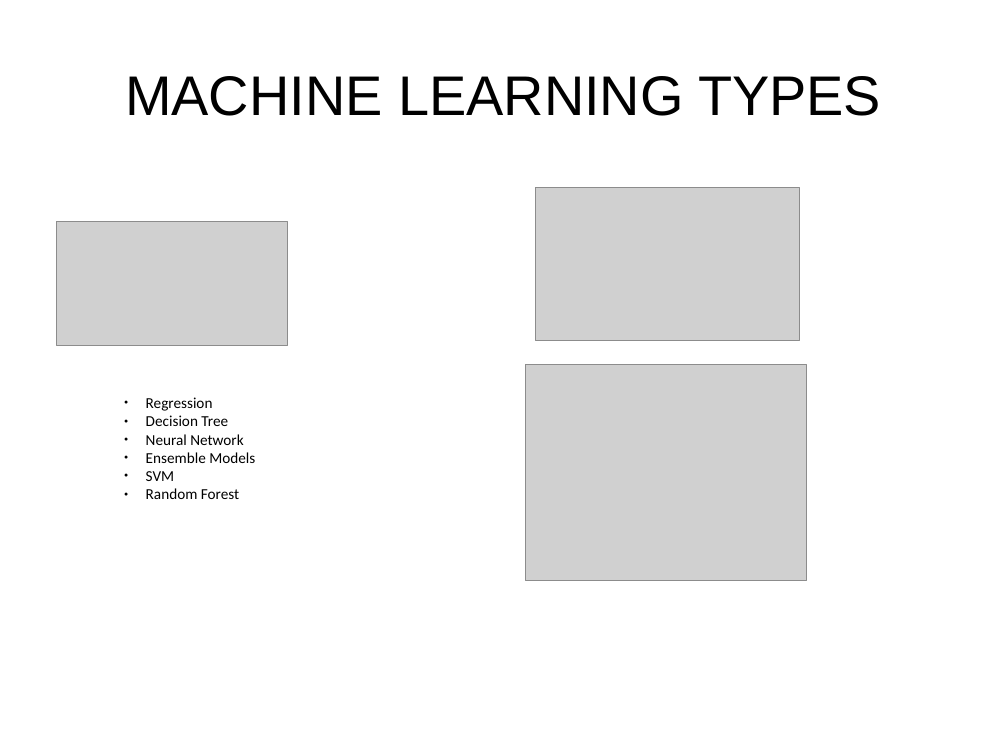
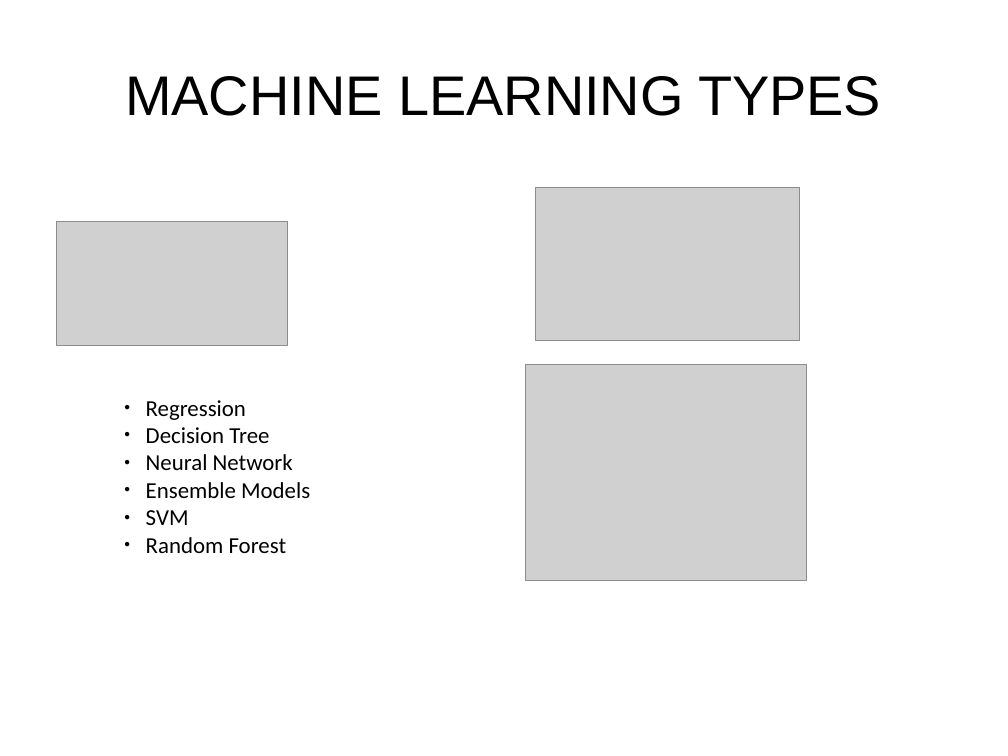
Before and after one commit to abhishek-ch/evolveML, a slide deck: slide 2 of data/smaato.odp. Drawn at 1008x756 pixels with LibreOffice and Linux fonts; fonts in the diff are those of the drawing; grey boxes stand for pictures. Boxes give left, top, right and bottom in pixels: in the first picture for what was removed or moved away, otherwise in the second. Text is boxed around its words. In the diff, an @@ line names an element or a change of style, - is before the commit and + after.

```diff
--- a/data/smaato.odp
+++ b/data/smaato.odp
@@ text "Regression" at (146, 400, 310, 553): size 12 to 18 pt @@
```
Also in this commit, not shown: 2 other slides changed.
